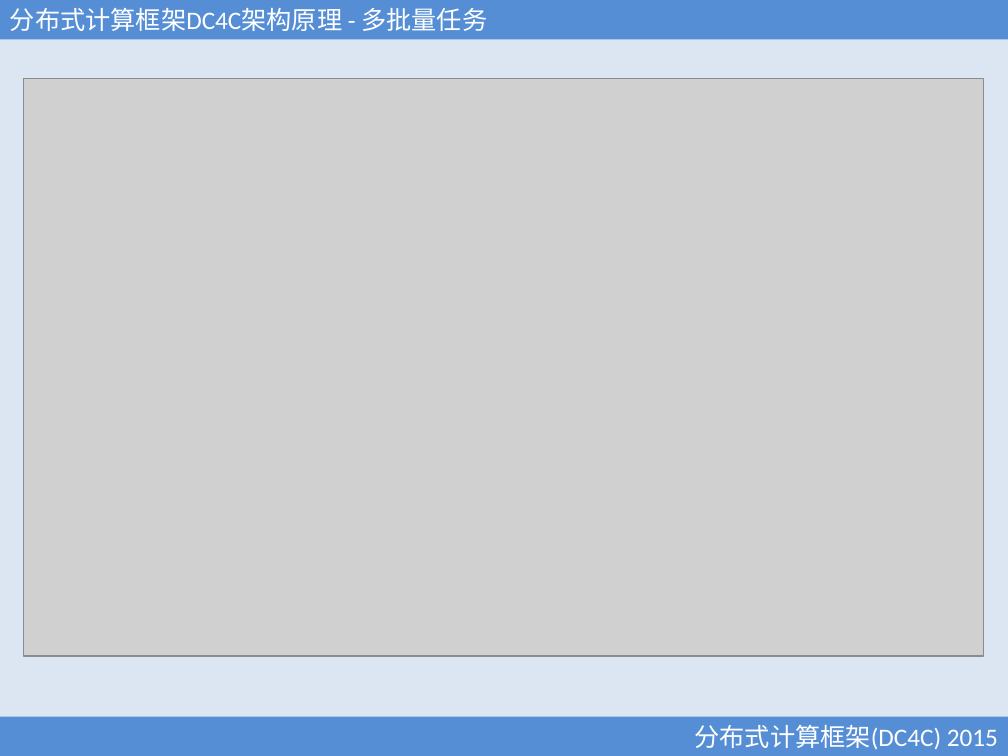
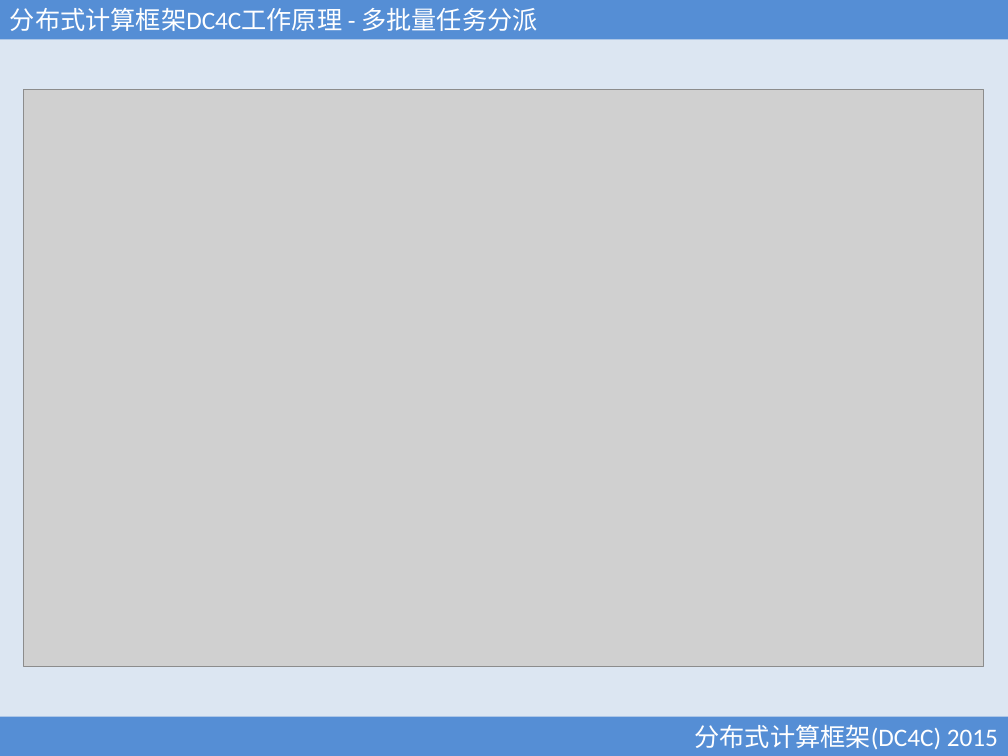
Before and after one commit to xubingyue/dc4c, a slide deck: slide 13 of doc/DC4C.ppt (slide 9 before the commit). Drawn at 1008x756 pixels with LibreOffice and Linux fonts; fonts in the diff are those of the drawing; grey boxes stand for pictures. Boxes give left, top, right and bottom in pixels: in the first picture for what was removed or moved away, otherwise in the second. Text is boxed around its words. In the diff, an @@ line names an element or a change of style, - is before the commit and + after.

```diff
--- a/doc/DC4C.ppt
+++ b/doc/DC4C.ppt
@@ text in rectangle at [10, 8, 537, 31]: text changed @@
-分布式计算框架DC4C架构原理 - 多批量任务
+分布式计算框架DC4C工作原理 - 多批量任务分派
@@ picture: place and size @@
-picture at [23, 79, 983, 656]
+picture at [24, 90, 984, 667]
```
Also in this commit, not shown: 10 other slides changed, 4 slides added, 14 other files.
